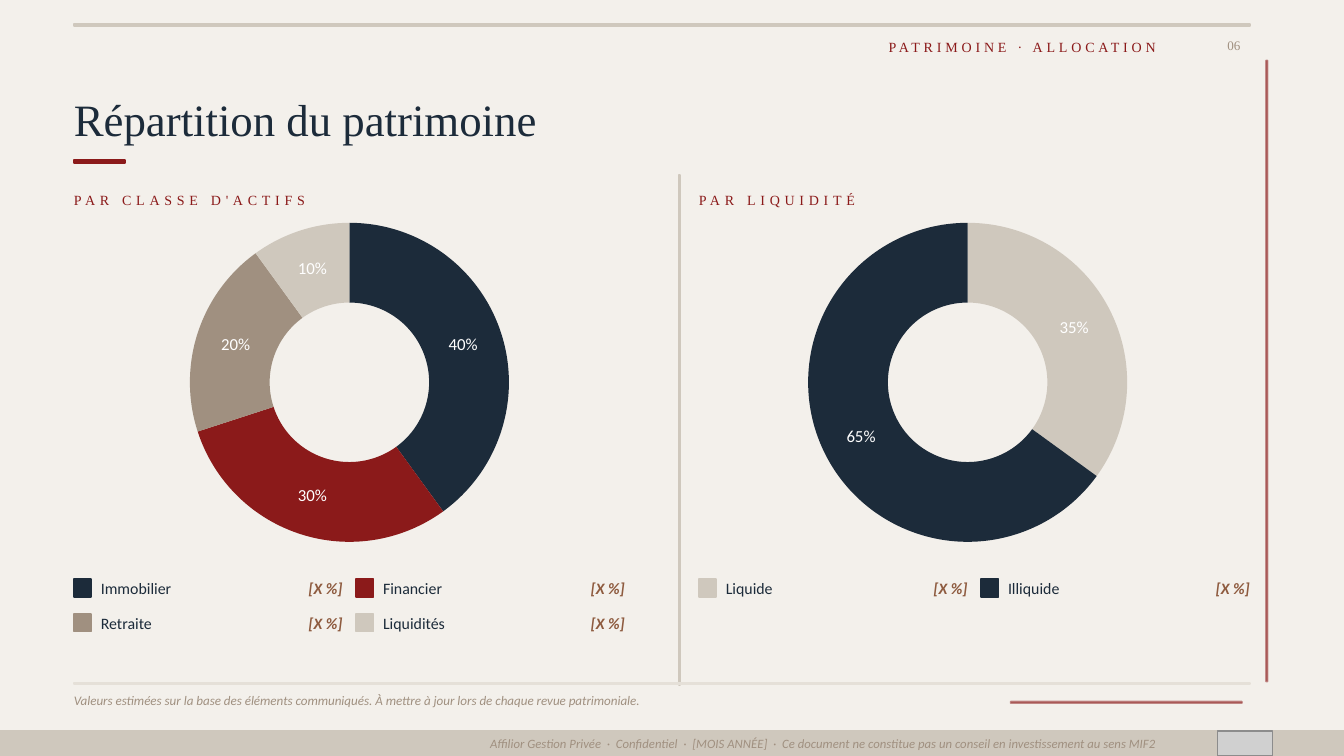
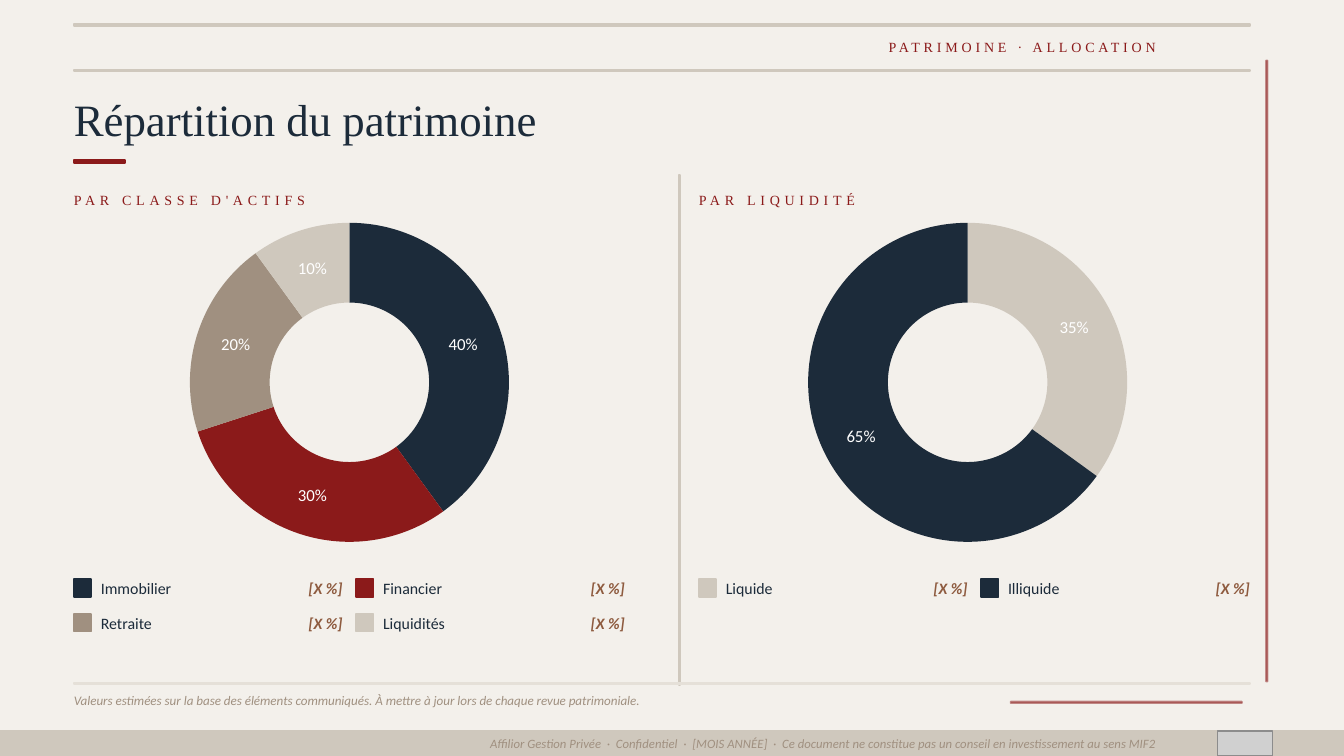
Before and after one commit to fififi1717/mkgt, a slide deck: slide 6 of Cans_Mstr.pptx. Drawn at 1344x756 pixels with LibreOffice and Linux fonts; fonts in the diff are those of the drawing; grey boxes stand for pictures. Boxes give left, top, right and bottom in pixels: in the first picture for what was removed or moved away, otherwise in the second. Text is boxed around its words. In the diff, an @@ line names an element or a change of style, - is before the commit and + after.

```diff
--- a/Cans_Mstr.pptx
+++ b/Cans_Mstr.pptx
@@ text removed at bbox=[1227, 41, 1240, 50] @@
-06
@@ rectangle added at bbox=[74, 70, 1250, 71], fill #CFC8BD, outline #CFC8BD 1 pt @@
```
Also in this commit, not shown: 13 other slides changed, 3 other files.
